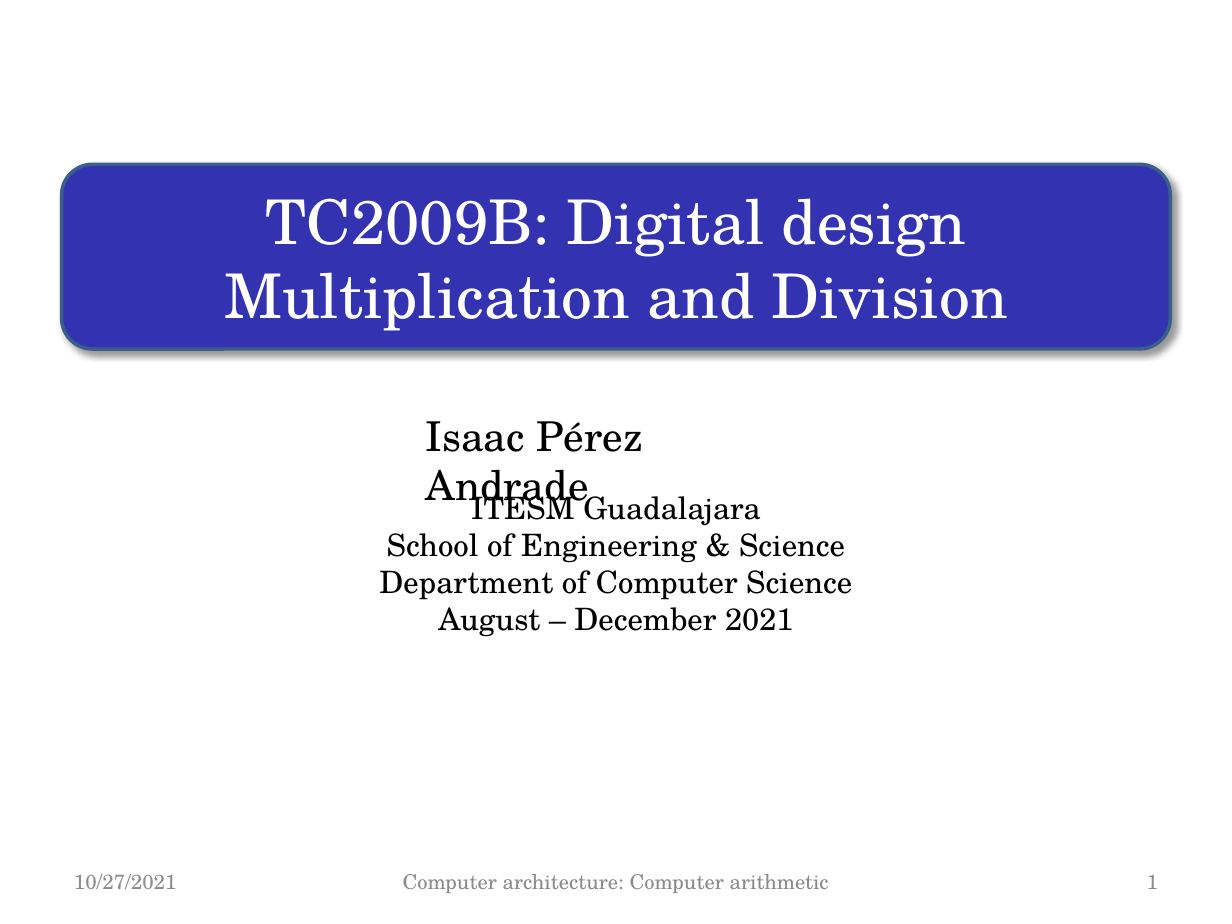
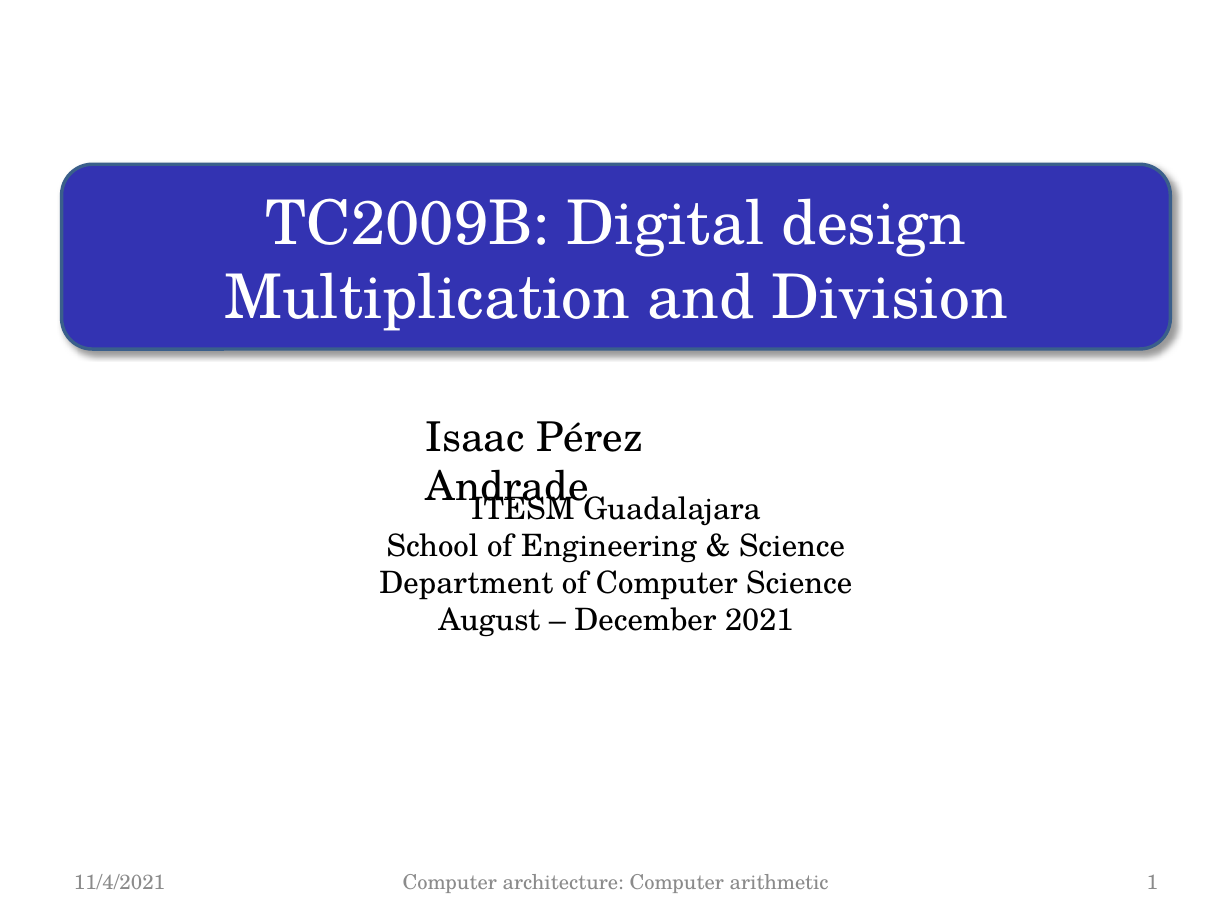
Before and after one commit to iperezan-itesm/05-TC2009B-Aug2021, a slide deck: slide 1 of lectures/weekly_slides/M1.3_Mult_Div/M1.3_Mult_Div.pptx. Drawn at 1232x924 pixels with LibreOffice and Linux fonts; fonts in the diff are those of the drawing; background and template pictures are left out. Boxes give left, top, right and bottom in pixels: in the first picture for what was removed or moved away, otherwise in the second. Text is boxed around its words. In the diff, an @@ line names an element or a change of style, - is before the commit and + after.

```diff
--- a/lectures/weekly_slides/M1.3_Mult_Div/M1.3_Mult_Div.pptx
+++ b/lectures/weekly_slides/M1.3_Mult_Div/M1.3_Mult_Div.pptx
@@ text at [74,874,165,889]: text changed @@
-10/27/2021
+11/4/2021
```
Also in this commit, not shown: 2 other slides changed, 9 other files.
